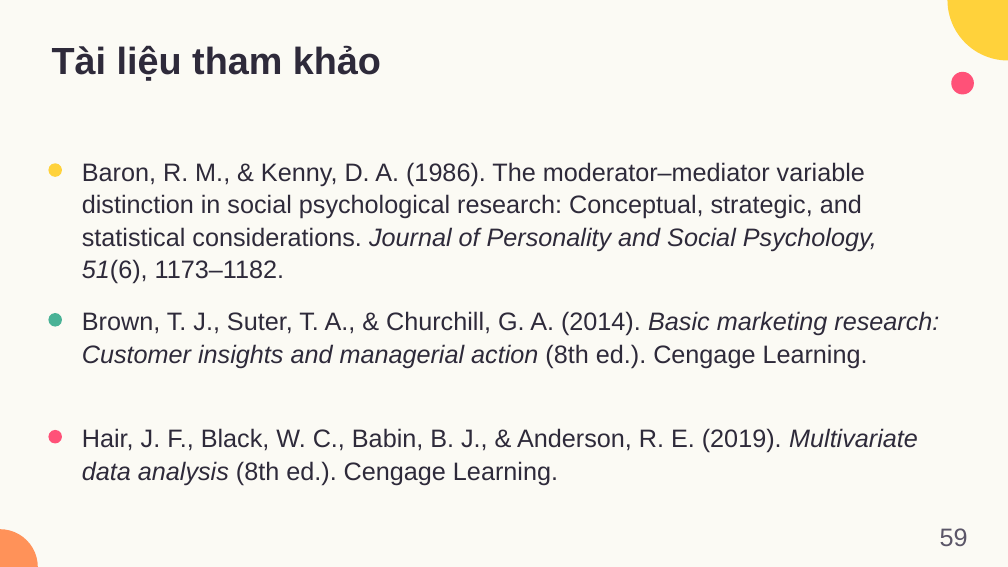
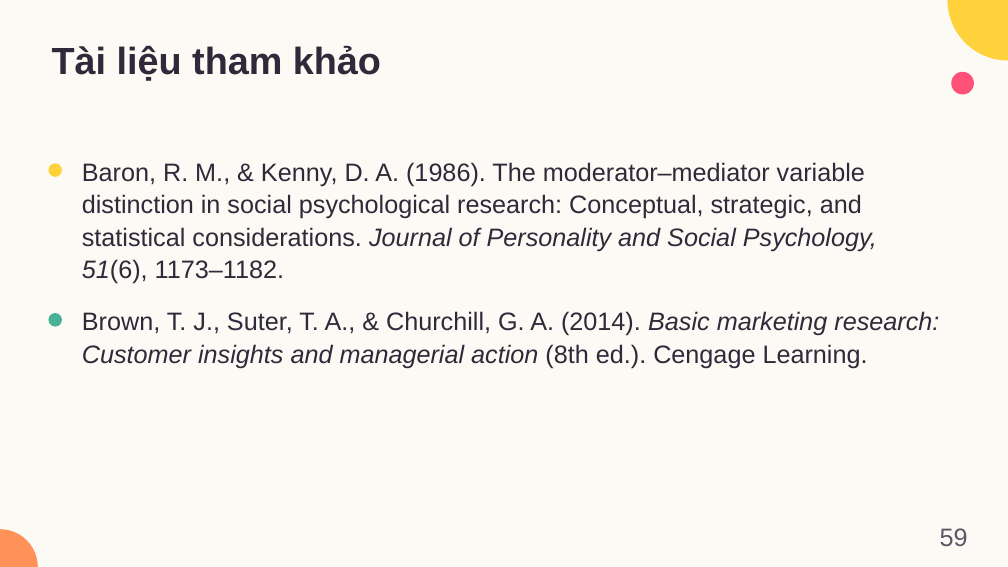
Before and after one commit to dnbaoquyen/academic-pptx-skill, a slide deck: slide 59 of mkt1107/output/MKT1107_W09_slides.pptx. Drawn at 1008x567 pixels with LibreOffice and Linux fonts; fonts in the diff are those of the drawing. Boxes give left, top, right and bottom in pixels: in the first picture for what was removed or moved away, otherwise in the second. Text is boxed around its words. In the diff, an @@ line names an element or a change of style, - is before the commit and + after.

```diff
--- a/mkt1107/output/MKT1107_W09_slides.pptx
+++ b/mkt1107/output/MKT1107_W09_slides.pptx
@@ ellipse removed at box(48, 430, 62, 444) @@
@@ text removed at box(82, 428, 918, 486) @@
-Hair, J. F., Black, W. C., Babin, B. J., & Anderson, R. E. (2019). Multivariate data analysis (8th ed.). Cengage Learning.
```
Also in this commit, not shown: 1 other slide changed, 13 other files.
